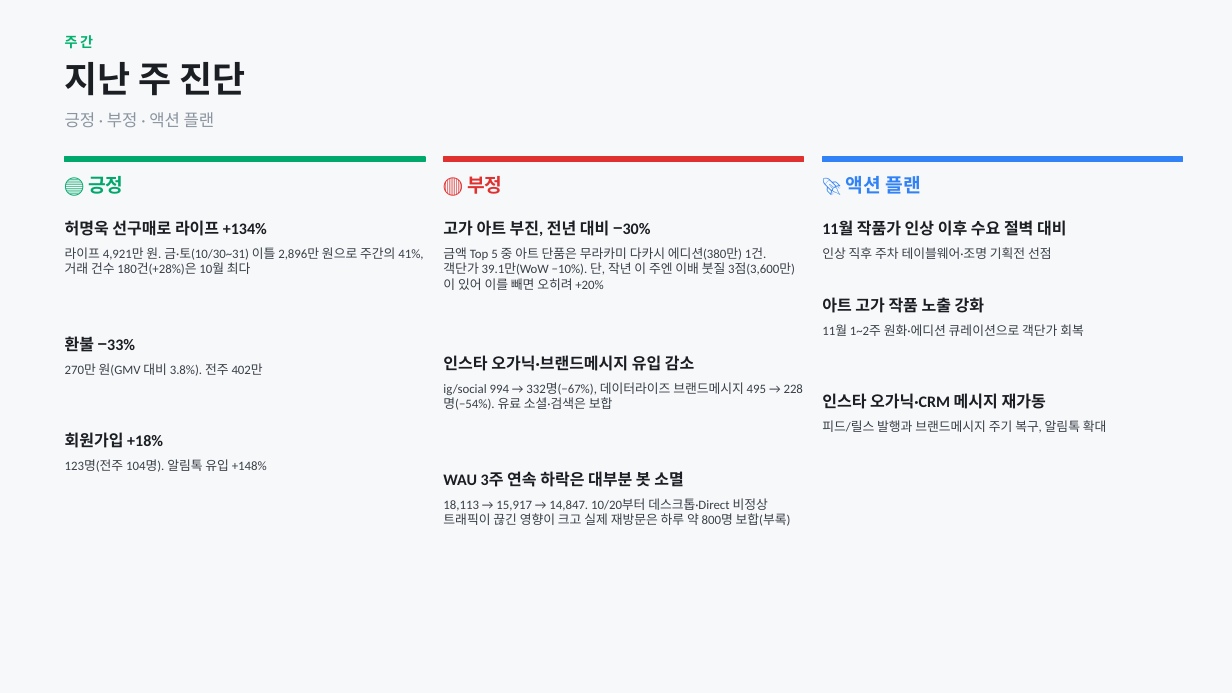
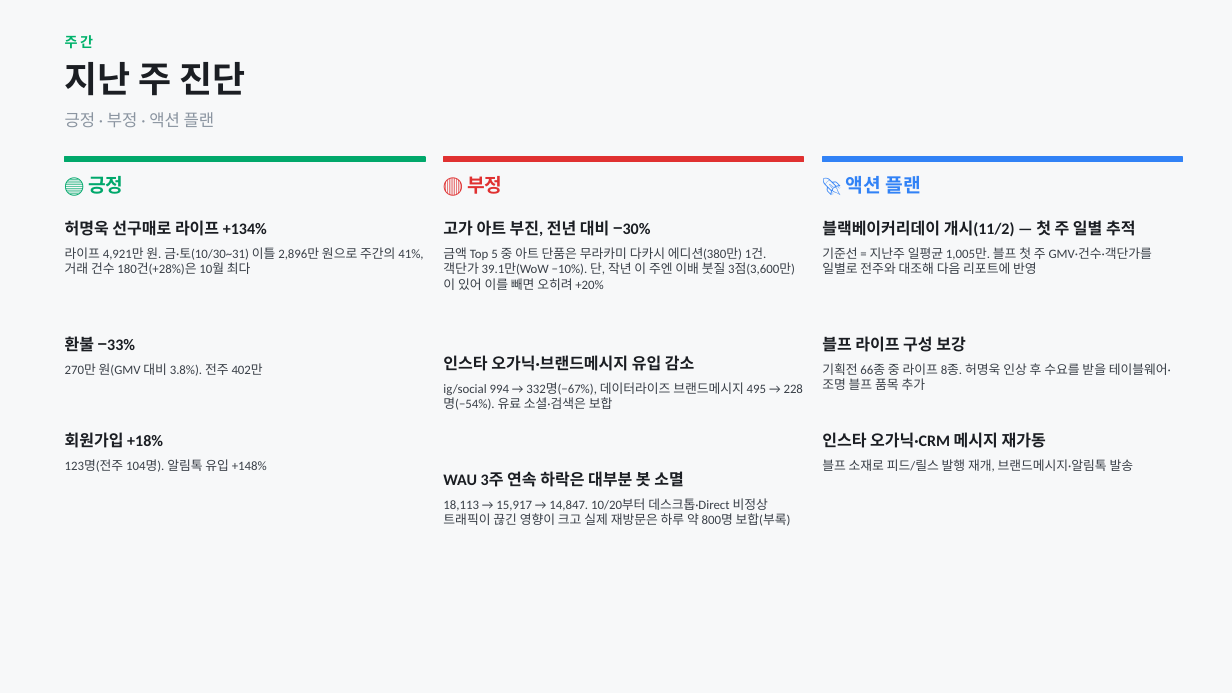
Before and after one commit to Su-pbg/dashboard, a slide deck: slide 8 of PBG_성과공유_2026-11-02.pptx. Drawn at 1232x693 pixels with LibreOffice and Linux fonts; fonts in the diff are those of the drawing. Boxes give left, top, right and bottom in pixels: in the first picture for what was removed or moved away, otherwise in the second. Text is boxed around its words. In the diff, an @@ line names an element or a change of style, - is before the commit and + after.

```diff
--- a/PBG_성과공유_2026-11-02.pptx
+++ b/PBG_성과공유_2026-11-02.pptx
@@ text at <box>822,220,1135,237</box>: text changed @@
-11월 작품가 인상 이후 수요 절벽 대비
+블랙베이커리데이 개시(11/2) — 첫 주 일별 추적
@@ text at <box>822,247,1152,274</box>: text changed @@
-인상 직후 주차 테이블웨어·조명 기획전 선점
+기준선 = 지난주 일평균 1,005만. 블프 첫 주 GMV·건수·객단가를 일별로 전주와 대조해 다음 리포트에 반영
@@ text at <box>822,336,965,352</box>: text changed @@
-아트 고가 작품 노출 강화
+블프 라이프 구성 보강
@@ text at <box>822,363,1171,390</box>: text changed @@
-11월 1~2주 원화·에디션 큐레이션으로 객단가 회복
+기획전 66종 중 라이프 8종. 허명욱 인상 후 수요를 받을 테이블웨어·조명 블프 품목 추가
@@ text "인스타 오가닉·CRM 메시지 재가동": place and size @@
-text "인스타 오가닉·CRM 메시지 재가동" at <box>822,393,1046,409</box>
+text "인스타 오가닉·CRM 메시지 재가동" at <box>822,432,1046,448</box>
@@ text at <box>822,459,1134,472</box>: text changed @@
-피드/릴스 발행과 브랜드메시지 주기 복구, 알림톡 확대
+블프 소재로 피드/릴스 발행 재개, 브랜드메시지·알림톡 발송
```
Also in this commit, not shown: 1 other slide changed, 1 other file.
